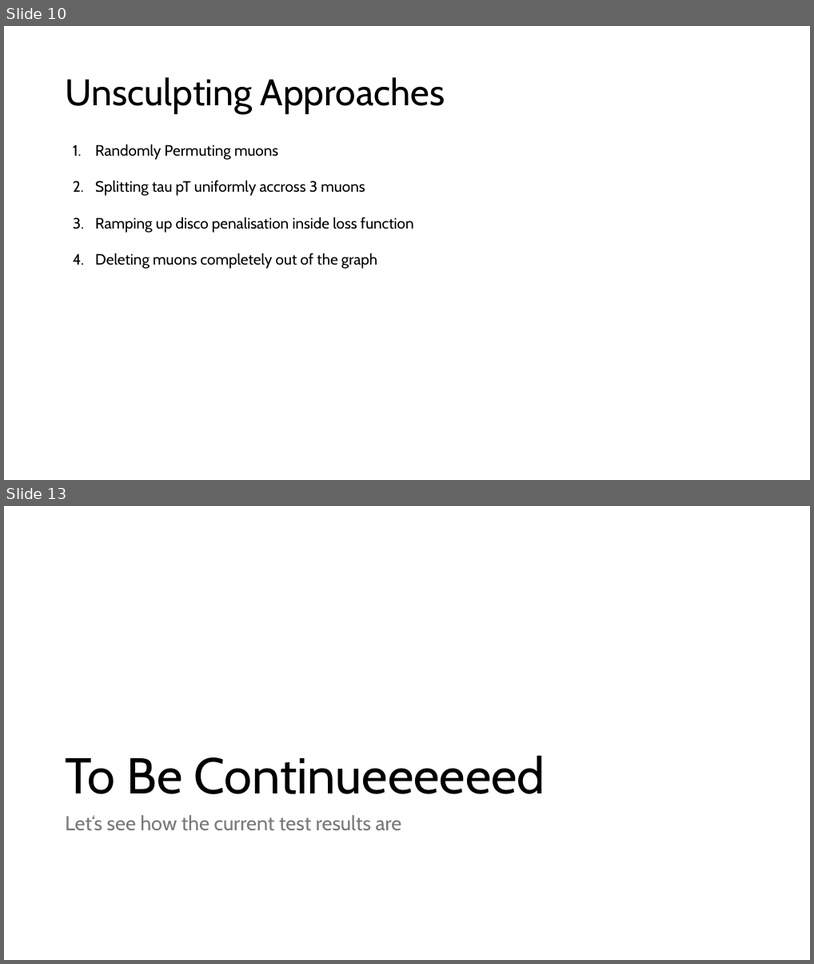
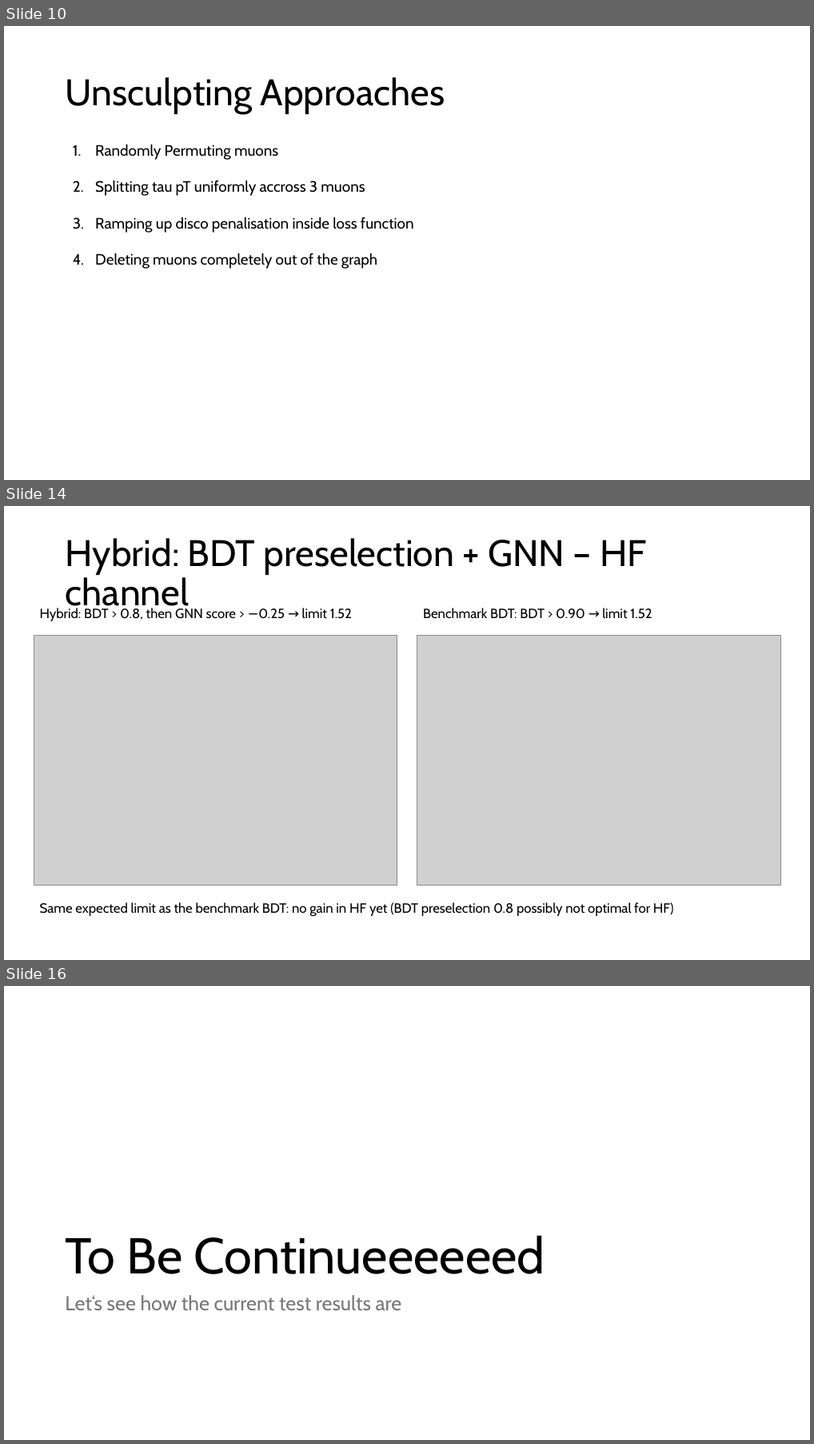
Before and after one commit to KaitoFuss/Tau3Mu_GNN, a slide deck: Tau3Mu_2nd_Presentation.pptx. Shown one above the other, each under a label of ours: slides 10 and 13 before the commit, slides 10, 14 and 16 after it; the slides between them are not shown. The pictures are 814x964 and 814x1444 pixels, drawn with LibreOffice and Linux fonts; fonts in the diff are those of the drawing; grey boxes stand for pictures. Boxes give left, top, right and bottom in pixels: in the first picture for what was removed or moved away, otherwise in the second. Text is boxed around its words. In the diff, an @@ line names an element or a change of style, - is before the commit and + after.

```diff
--- a/Tau3Mu_2nd_Presentation.pptx
+++ b/Tau3Mu_2nd_Presentation.pptx
@@ slide 14 added at [4, 506, 810, 960], background #FFFFFF @@
@@ title added at [66, 538, 647, 614], 44 pt, text #000000 @@
+Hybrid: BDT preselection + GNN – HF channel
@@ text added at [40, 608, 352, 621], 16 pt, text #000000 @@
+Hybrid: BDT > 0.8, then GNN score > −0.25 → limit 1.52
@@ text added at [423, 608, 652, 619], 16 pt, text #000000 @@
+Benchmark BDT: BDT > 0.90 → limit 1.52
@@ picture added at [34, 635, 398, 885] @@
@@ picture added at [418, 635, 782, 885] @@
@@ text added at [40, 902, 674, 916], 16 pt, text #000000 @@
+Same expected limit as the benchmark BDT: no gain in HF yet (BDT preselection 0.8 possibly not optimal for HF)
@@ what was slide 13 is now slide 16 @@
```
Also in this commit, not shown: 7 slides changed, 3 other slides added.
